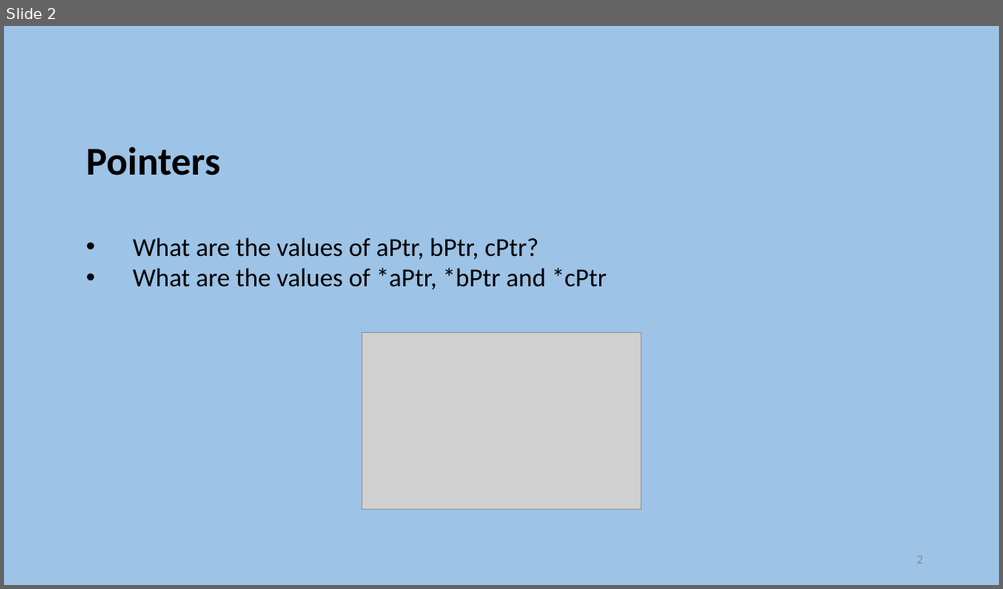
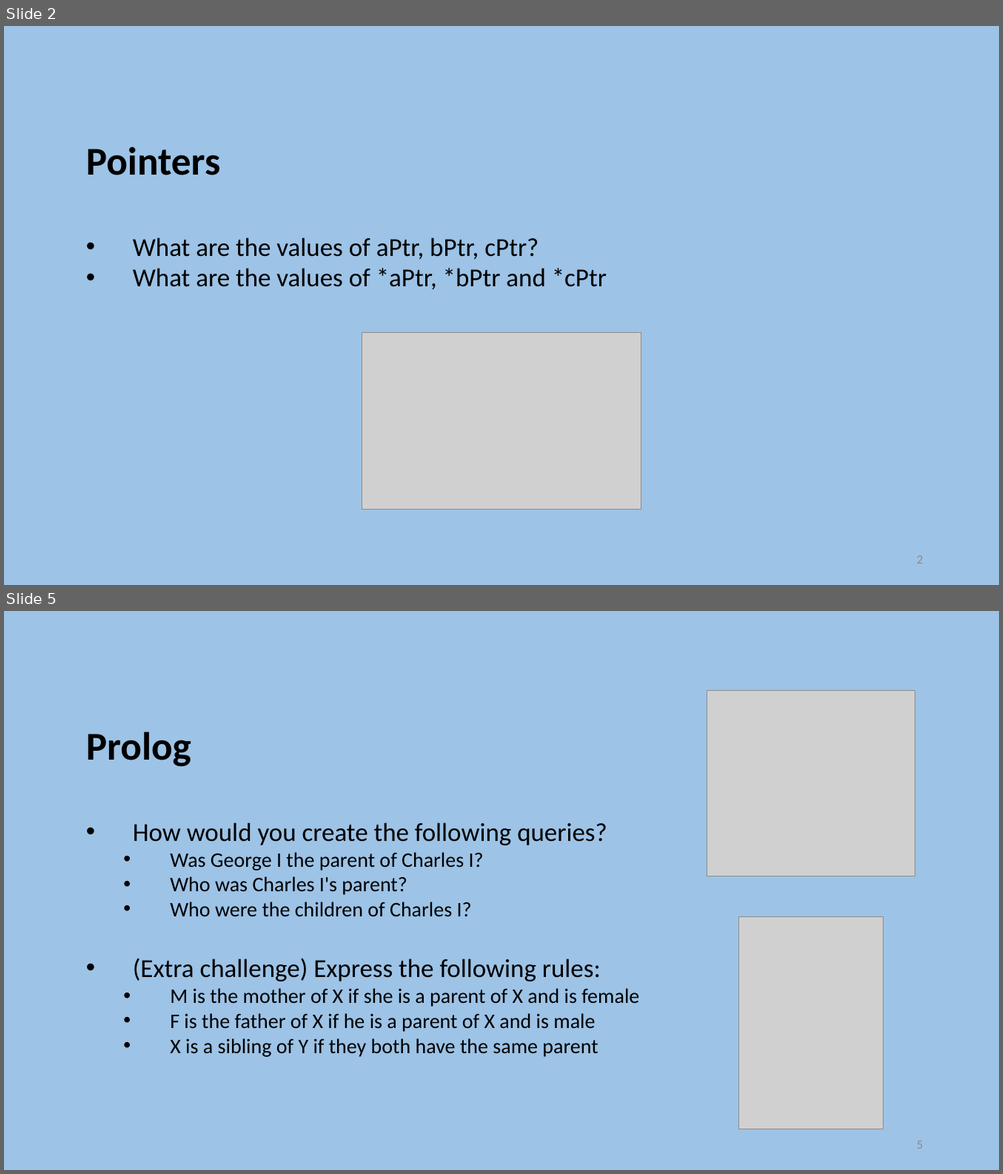
Before and after one commit to szetko/course-materials, a slide deck: Programming 4/Exam Preparation/Exam Preparation.pptx. Shown one above the other, each under a label of ours: slide 2 before the commit, slides 2 and 5 after it; the slides between them are not shown. The pictures are 1003x589 and 1003x1174 pixels, drawn with LibreOffice and Linux fonts; fonts in the diff are those of the drawing; grey boxes stand for pictures. Boxes give left, top, right and bottom in pixels: in the first picture for what was removed or moved away, otherwise in the second. Text is boxed around its words. In the diff, an @@ line names an element or a change of style, - is before the commit and + after.

```diff
--- a/Programming 4/Exam Preparation/Exam Preparation.pptx
+++ b/Programming 4/Exam Preparation/Exam Preparation.pptx
@@ slide 5 added at [4, 611, 999, 1170], background #9DC3E6 @@
@@ picture added at [707, 691, 915, 876] @@
@@ text added at [86, 732, 639, 1057], 20 pt, text #000000 @@
+Prolog
+    • How would you create the following queries?
+      • Was George I the parent of Charles I?
+      • Who was Charles I's parent?
+      • Who were the children of Charles I?
+    • (Extra challenge) Express the following rules:
+      • M is the mother of X if she is a parent of X and is female
+      • F is the father of X if he is a parent of X and is male
+      • X is a sibling of Y if they both have the same parent
@@ picture added at [739, 917, 883, 1130] @@
@@ page number added at [916, 1141, 922, 1149], 12 pt, text #8C8C8C @@
+5
```
Also in this commit, not shown: 2 slides changed, 8 other slides added, 8 slides removed, 2 other files.
